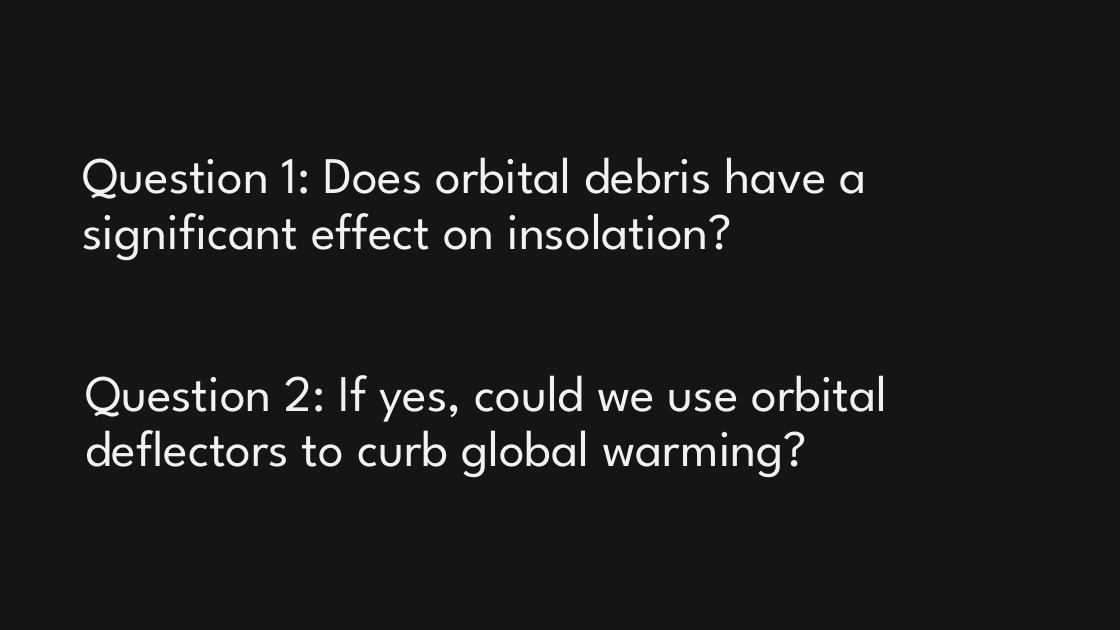
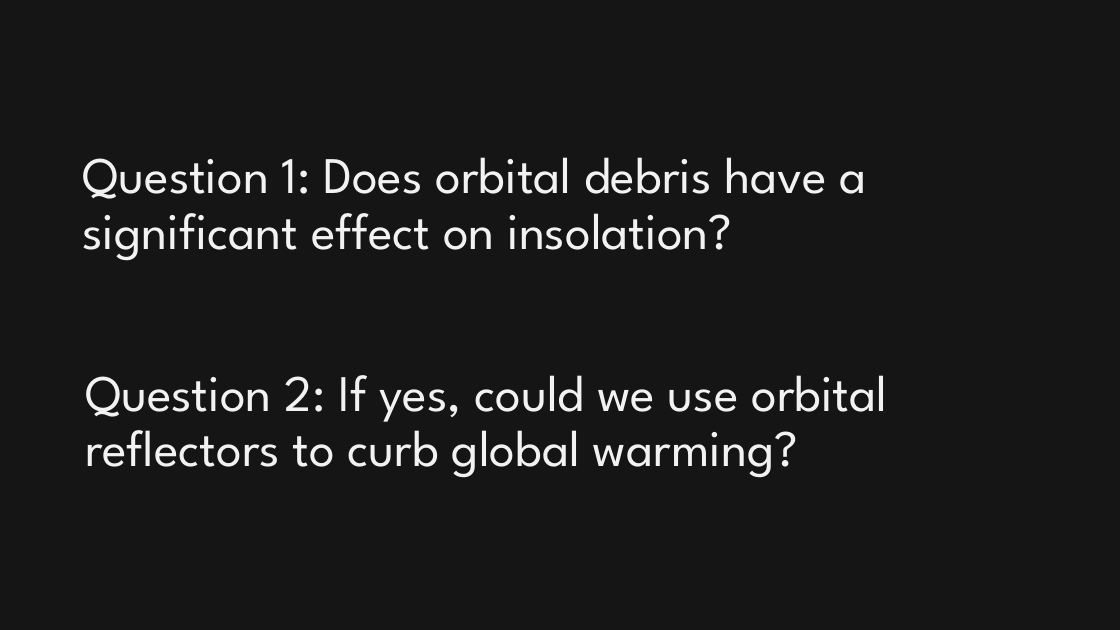
Before and after one commit to JarodTAerts/OrbitalDebris, a slide deck: slide 2 of Presentation/OrbitalDebrisPresentation.pptx. Drawn at 1120x630 pixels with LibreOffice and Linux fonts; fonts in the diff are those of the drawing; background and template pictures are left out; a plain dark background stands for a picture behind light text. Boxes give left, top, right and bottom in pixels: in the first picture for what was removed or moved away, otherwise in the second. Text is boxed around its words. In the diff, an @@ line names an element or a change of style, - is before the commit and + after.

```diff
--- a/Presentation/OrbitalDebrisPresentation.pptx
+++ b/Presentation/OrbitalDebrisPresentation.pptx
@@ text at (85, 375, 887, 478): text changed @@
-Question 2: If yes, could we use orbital deflectors to curb global warming?
+Question 2: If yes, could we use orbital reflectors to curb global warming?
```
Also in this commit, not shown: 5 other files.
